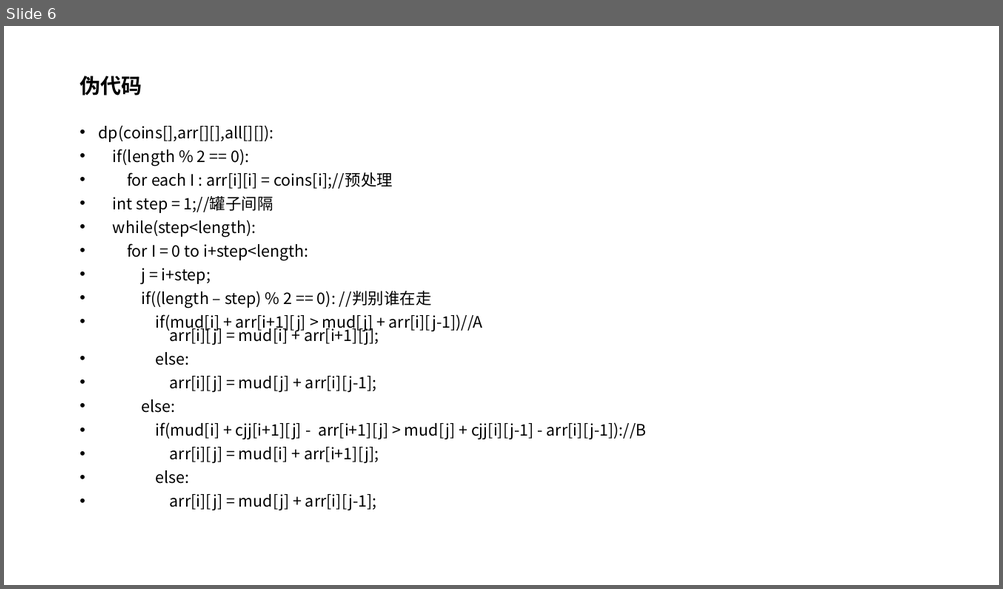
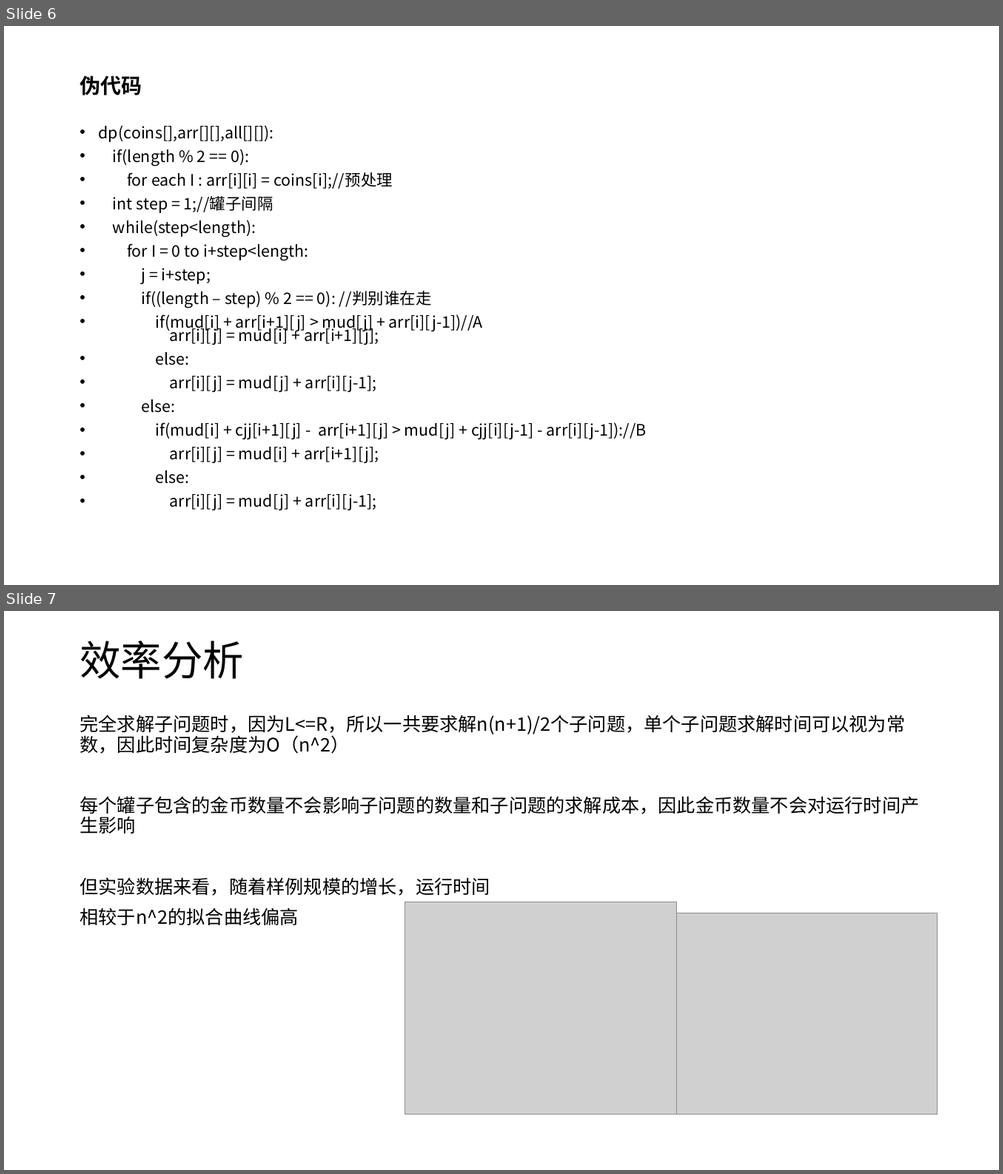
Before and after one commit to VirtualPuffer/Algorithm_Experiment, a slide deck: report/实验4/算法实验04.pptx. Shown one above the other, each under a label of ours: slide 6 before the commit, slides 6 and 7 after it. The pictures are 1003x589 and 1003x1174 pixels, drawn with LibreOffice and Linux fonts; fonts in the diff are those of the drawing; grey boxes stand for pictures. Boxes give left, top, right and bottom in pixels: in the first picture for what was removed or moved away, otherwise in the second. Text is boxed around its words. In the diff, an @@ line names an element or a change of style, - is before the commit and + after.

Commit message:
第四次实验ppt

```diff
--- a/report/实验4/算法实验04.pptx
+++ b/report/实验4/算法实验04.pptx
@@ slide 7 added at (x1=4, y1=611, x2=999, y2=1170), background #FFFFFF @@
@@ title added at (x1=79, y1=641, x2=244, y2=679), 39.6 pt, text #000000 @@
+效率分析
@@ text added at (x1=79, y1=715, x2=919, y2=925), 18 pt, text #000000 @@
+完全求解子问题时，因为L<=R，所以一共要求解n(n+1)/2个子问题，单个子问题求解时间可以视为常数，因此时间复杂度为O（n^2）
+每个罐子包含的金币数量不会影响子问题的数量和子问题的求解成本，因此金币数量不会对运行时间产生影响
+但实验数据来看，随着样例规模的增长，运行时间
+相较于n^2的拟合曲线偏高
@@ picture added at (x1=404, y1=902, x2=677, y2=1115) @@
@@ picture added at (x1=677, y1=913, x2=936, y2=1115) @@
```
Also in this commit, not shown: 1 other file.
